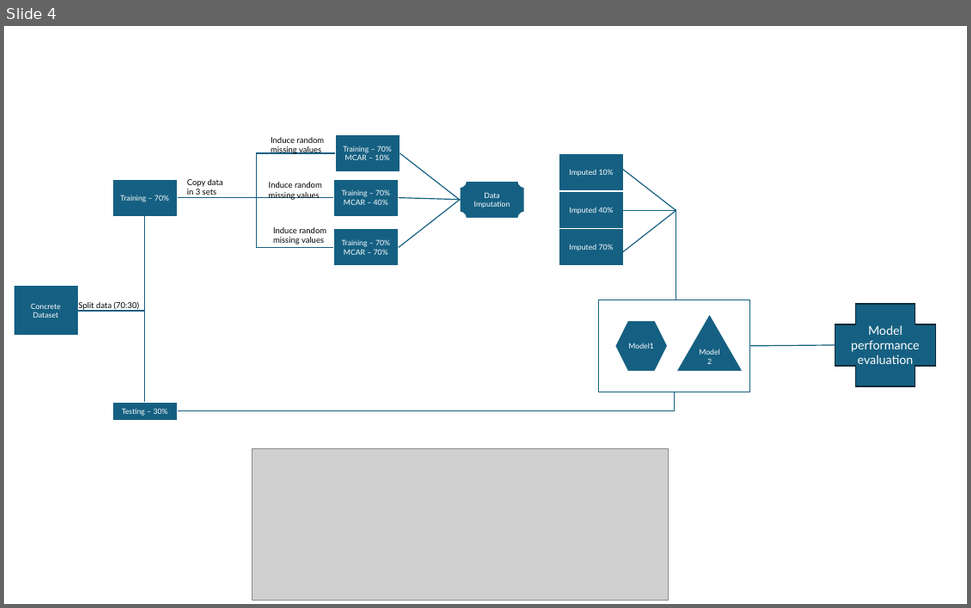
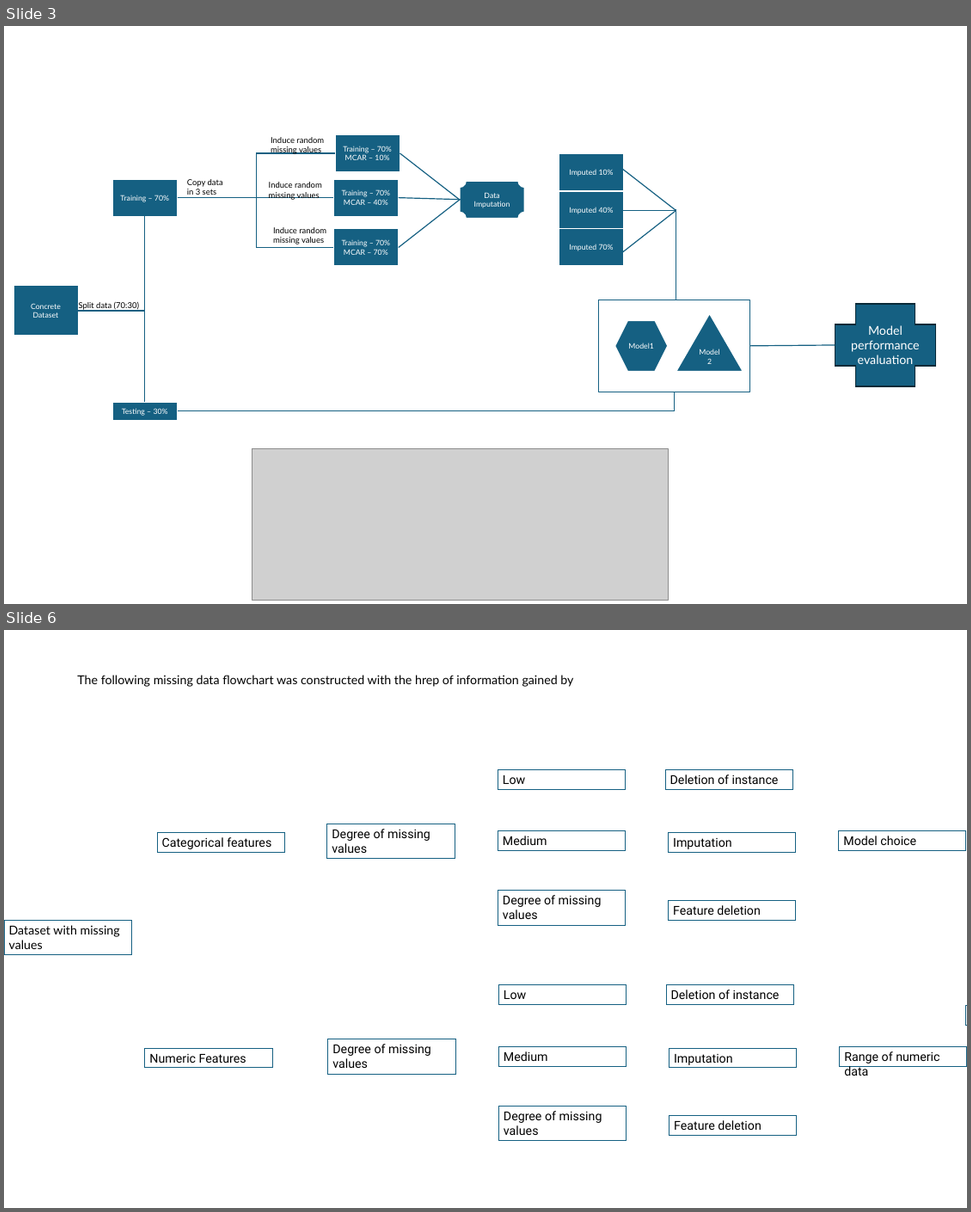
Before and after one commit to sver96/ds-group-42-pba-3, a slide deck: MEng_TaskB/Workflow.pptx. Shown one above the other, each under a label of ours: slide 4 before the commit, slides 3 and 6 after it; the slides between them are not shown. The pictures are 971x608 and 971x1212 pixels, drawn with LibreOffice and Linux fonts; fonts in the diff are those of the drawing; grey boxes stand for pictures. Boxes give left, top, right and bottom in pixels: in the first picture for what was removed or moved away, otherwise in the second. Text is boxed around its words. In the diff, an @@ line names an element or a change of style, - is before the commit and + after.

Commit message:
WOrked on the flowchart and reports for PGDIP and MENG

```diff
--- a/MEng_TaskB/Workflow.pptx
+++ b/MEng_TaskB/Workflow.pptx
@@ slide 6 added at (x1=4, y1=630, x2=967, y2=1208), background #FFFFFF @@
@@ text added at (x1=77, y1=675, x2=573, y2=687), 18 pt, text #000000 @@
+The following missing data flowchart was constructed with the hrep of information gained by
@@ rectangle added at (x1=498, y1=770, x2=626, y2=789), outline #156082 0.75 pt, 18 pt, text #000000 @@
+Low
@@ rectangle added at (x1=665, y1=770, x2=793, y2=789), outline #156082 0.75 pt, 18 pt, text #000000 @@
+Deletion of instance
@@ rectangle added at (x1=157, y1=832, x2=285, y2=852), outline #156082 0.75 pt, 18 pt, text #000000 @@
+Categorical features
@@ rectangle added at (x1=327, y1=824, x2=455, y2=859), outline #156082 0.75 pt, 18 pt, text #000000 @@
+Degree of missing values
@@ rectangle added at (x1=498, y1=831, x2=626, y2=851), outline #156082 0.75 pt, 18 pt, text #000000 @@
+Medium
@@ rectangle added at (x1=668, y1=832, x2=796, y2=852), outline #156082 0.75 pt, 18 pt, text #000000 @@
+Imputation
@@ rectangle added at (x1=838, y1=831, x2=966, y2=851), outline #156082 0.75 pt, 18 pt, text #000000 @@
+Model choice
@@ rectangle added at (x1=498, y1=891, x2=626, y2=925), outline #156082 0.75 pt, 18 pt, text #000000 @@
+Degree of missing values
@@ rectangle added at (x1=668, y1=900, x2=796, y2=920), outline #156082 0.75 pt, 18 pt, text #000000 @@
+Feature deletion
@@ rectangle added at (x1=4, y1=920, x2=131, y2=955), outline #156082 0.75 pt, 18 pt, text #000000 @@
+Dataset with missing values
@@ rectangle added at (x1=498, y1=985, x2=627, y2=1005), outline #156082 0.75 pt, 18 pt, text #000000 @@
+Low
@@ rectangle added at (x1=666, y1=985, x2=793, y2=1005), outline #156082 0.75 pt, 18 pt, text #000000 @@
+Deletion of instance
@@ rectangle added at (x1=965, y1=1005, x2=967, y2=1025), outline #156082 0.75 pt, 18 pt, text #000000 @@
+Skew/Large difference in range
@@ rectangle added at (x1=328, y1=1039, x2=456, y2=1074), outline #156082 0.75 pt, 18 pt, text #000000 @@
+Degree of missing values
@@ rectangle added at (x1=145, y1=1048, x2=272, y2=1068), outline #156082 0.75 pt, 18 pt, text #000000 @@
+Numeric Features
@@ rectangle added at (x1=498, y1=1046, x2=627, y2=1066), outline #156082 0.75 pt, 18 pt, text #000000 @@
+Medium
@@ rectangle added at (x1=670, y1=1048, x2=797, y2=1068), outline #156082 0.75 pt, 18 pt, text #000000 @@
+Imputation
@@ rectangle added at (x1=840, y1=1046, x2=967, y2=1066), outline #156082 0.75 pt, 18 pt, text #000000 @@
+Range of numeric data
@@ rectangle added at (x1=498, y1=1106, x2=627, y2=1140), outline #156082 0.75 pt, 18 pt, text #000000 @@
+Degree of missing values
@@ rectangle added at (x1=670, y1=1115, x2=797, y2=1135), outline #156082 0.75 pt, 18 pt, text #000000 @@
+Feature deletion
@@ what was slide 4 is now slide 3 @@
```
Also in this commit, not shown: 3 other slides added, 3 slides removed, 8 other files.
